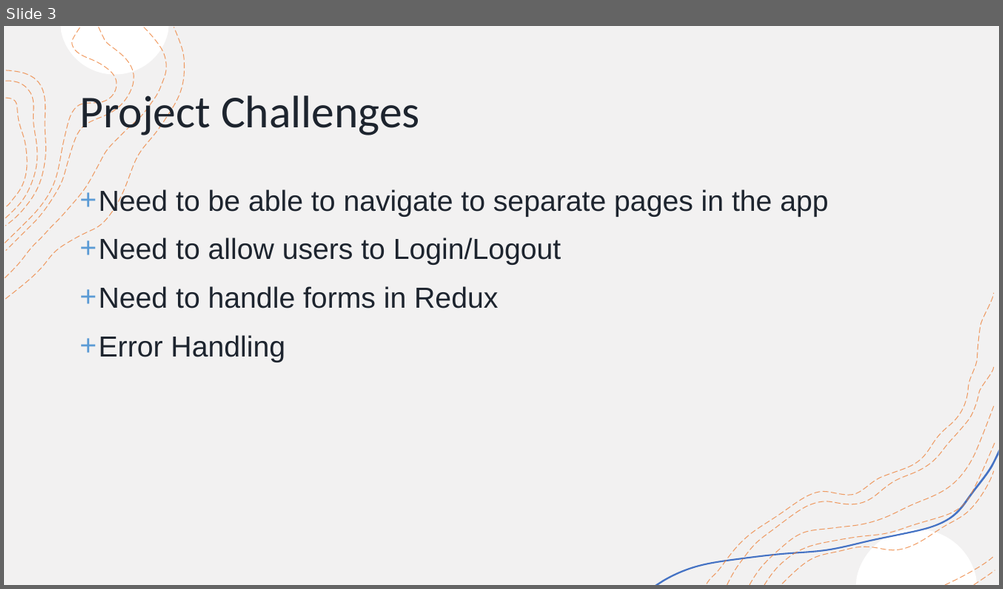
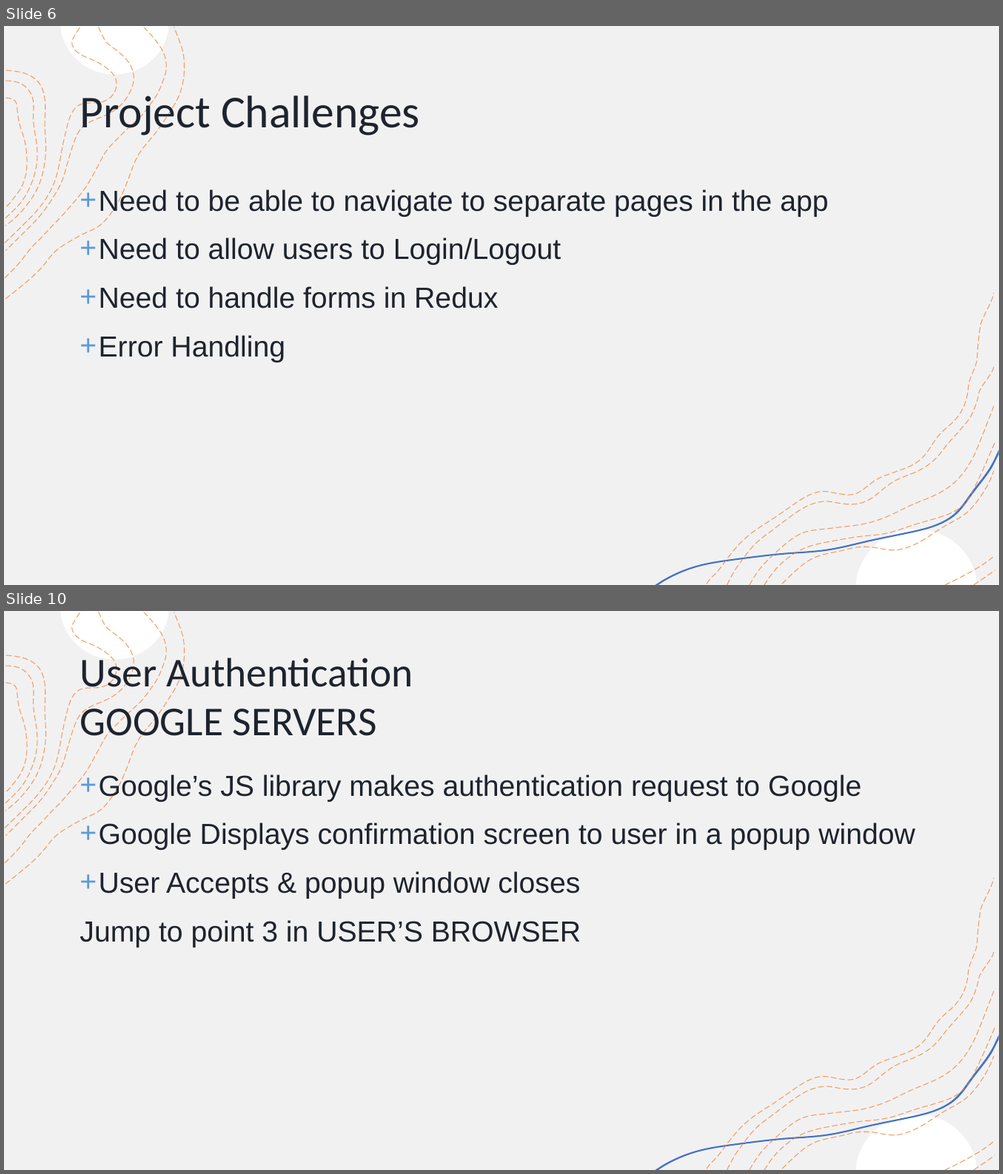
Before and after one commit to SudarshanSuryaprakash/ASM, a slide deck: ProjectPresentation.pptx. Shown one above the other, each under a label of ours: slide 3 before the commit, slides 6 and 10 after it; the slides between them are not shown. The pictures are 1003x589 and 1003x1174 pixels, drawn with LibreOffice and Linux fonts; fonts in the diff are those of the drawing. Boxes give left, top, right and bottom in pixels: in the first picture for what was removed or moved away, otherwise in the second. Text is boxed around its words. In the diff, an @@ line names an element or a change of style, - is before the commit and + after.

Commit message:
presentation & api server

```diff
--- a/ProjectPresentation.pptx
+++ b/ProjectPresentation.pptx
@@ slide 10 added at (4, 611, 999, 1170), background #FFFFFF; not listed: 18 template elements that a slide beside it also shows @@
@@ title added at (79, 652, 413, 746), 39.6 pt, text #1D242E @@
+User Authentication
+GOOGLE SERVERS
@@ text added at (79, 774, 915, 948), 28 pt, text #1D242E @@
++ Google’s JS library makes authentication request to Google
++ Google Displays confirmation screen to user in a popup window
++ User Accepts & popup window closes
+Jump to point 3 in USER’S BROWSER
@@ what was slide 3 is now slide 6 @@
```
Also in this commit, not shown: 1 slide changed, 12 other slides added, 1 slide removed, 4 other files.
